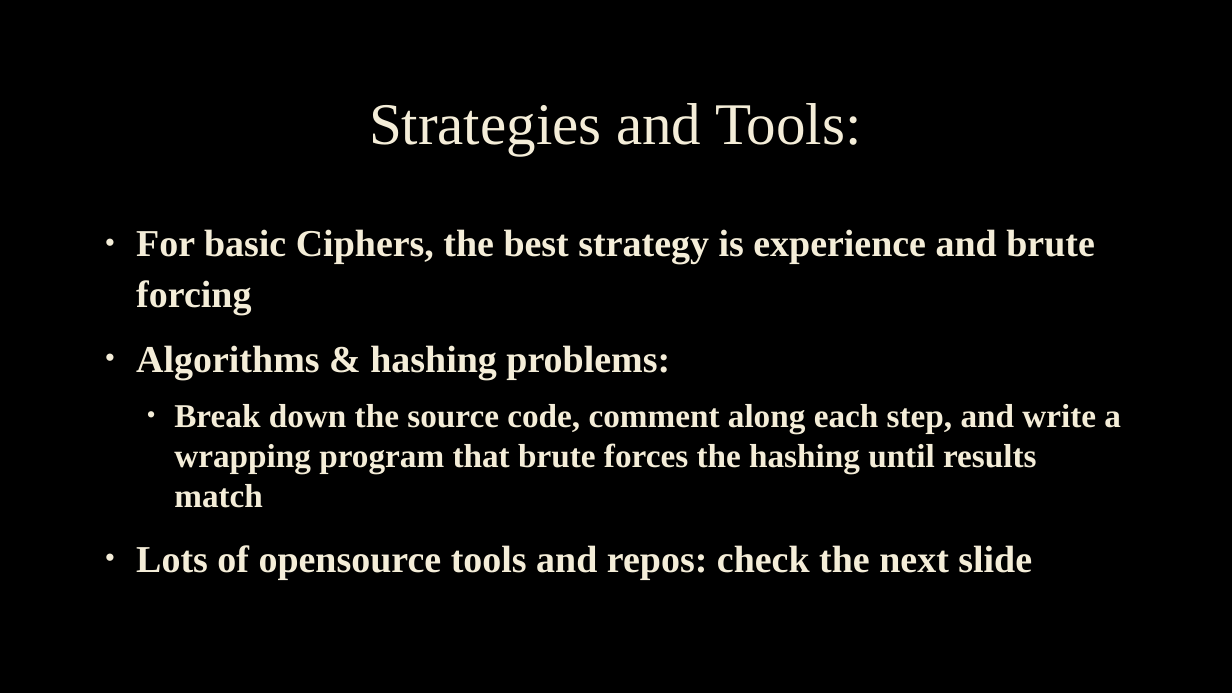
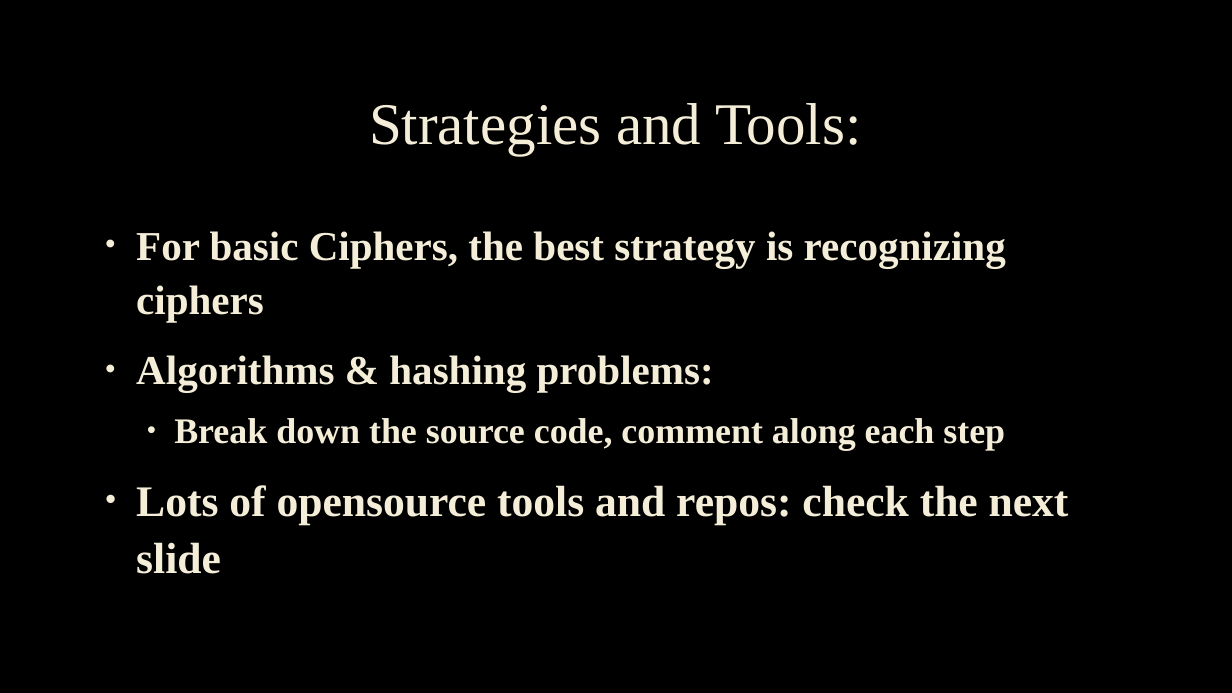
Before and after one commit to BYU-CSA/cyber-kickstart, a slide deck: slide 8 of Lesson 2 - Cryptography/CryptoIntroduction.pptx (slide 7 before the commit). Drawn at 1232x693 pixels with LibreOffice and Linux fonts; fonts in the diff are those of the drawing; background and template pictures are left out. Boxes give left, top, right and bottom in pixels: in the first picture for what was removed or moved away, otherwise in the second. Text is boxed around its words. In the diff, an @@ line names an element or a change of style, - is before the commit and + after.

```diff
--- a/Lesson 2 - Cryptography/CryptoIntroduction.pptx
+++ b/Lesson 2 - Cryptography/CryptoIntroduction.pptx
@@ text at box(136, 231, 1006, 322): text changed; size 29.6 to 32 pt @@
-• For basic Ciphers, the best strategy is experience and brute forcing
+• For basic Ciphers, the best strategy is recognizing ciphers
@@ text at box(136, 355, 1069, 574): size 29.6 to 32 pt in "Algorithms & hashing problems:"; size 29.6 to 34 pt in "Lots of opensource tools and repos: check ..." @@
@@ text at box(174, 418, 1005, 451): text changed; size 25.9 to 28 pt @@
-  • Break down the source code, comment along each step, and write a wrapping program that brute forces the hashing until results match
+  • Break down the source code, comment along each step
```
Also in this commit, not shown: 4 other slides changed, 1 slide added.
